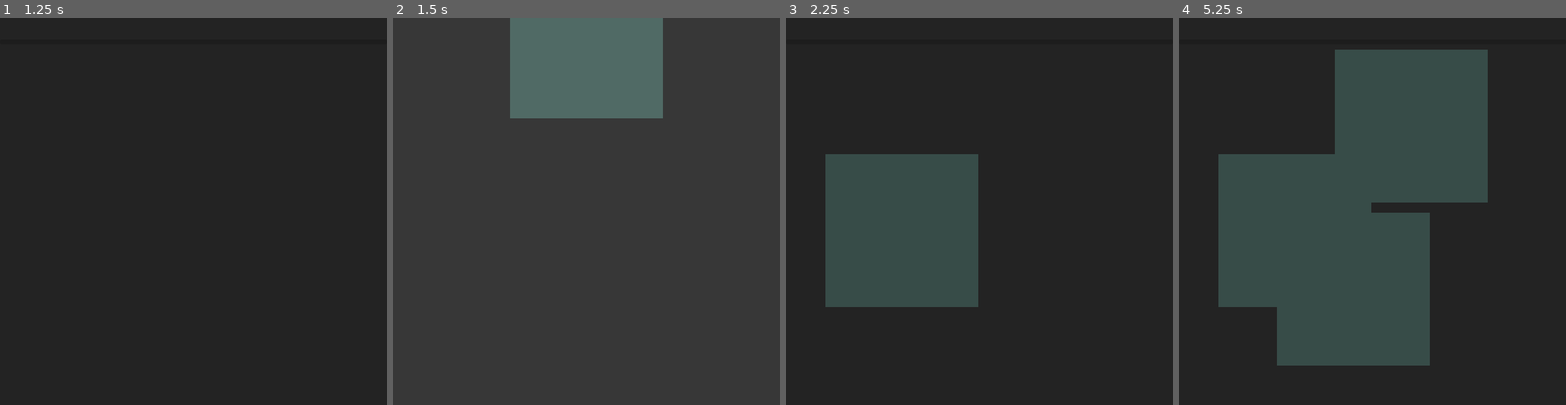
Above: before the commit, frames 1-4 (left to right).
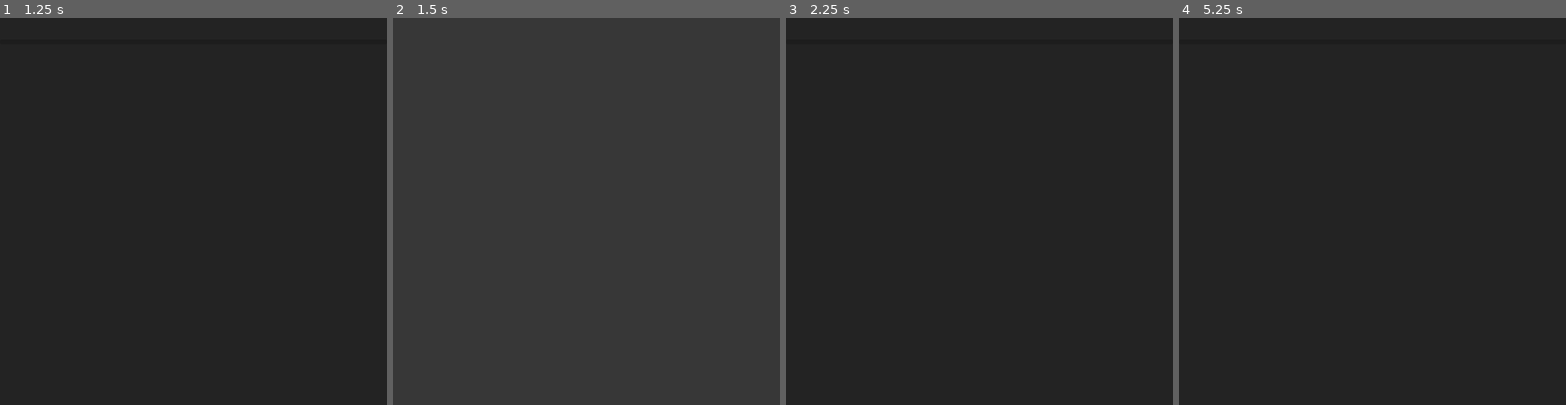
Above: after the commit, the same moments.

Repository: volatusveritas/Trinitas
Game: Godot game, scene res://scenarios/TableScreen/TableScreen.tscn
The game is run twice, just before and just after one commit, with the same random seed, the same clock (stepped at 60 frames per second) and the same inputs. This scene is started directly instead of the project's main scene.
Inputs (mouse positions are in pixels of both pictures, inside the frame that each line leads up to):
- Up to frame 1 (1.25 s): tap Enter at 0.5 s; move the mouse to (278, 192) at 0.52 s; tap Q (add_item) at 0.6 s; click (278, 192) at 0.67 s
- Up to frame 2 (1.5 s): click "Roach Killer" at 1.25 s
- Up to frame 3 (2.25 s): tap Space at 2 s; move the mouse to (902, 230) at 2.02 s; tap Q (add_item) at 2.1 s; click (902, 230) at 2.17 s
- Up to frame 4 (5.25 s): click "Roach Killer" at 2.75 s; tap Enter at 3.5 s; move the mouse to (1411, 126) at 3.52 s; tap Q (add_item) at 3.6, 5.1 s; click (1411, 126) at 3.67 s; click "Roach Killer" at 4.25 s; tap Space at 5 s; move the mouse to (1353, 288) at 5.02 s; click (1353, 288) at 5.17 s

Frame 1 is identical in both runs. In frame 2, 10% of the frame differs, in the area x 30-70%, y 0-26%; in frame 3, 16%; in frame 4, 40%, in the area x 10-80%, y 8-90%.
Error after the commit: Trying to assign value of type 'Control' to a variable of type 'table_item.gd'. (res://scenarios/TableScreen/ItemStage.gd:32)

Commit message:
feat: sync TableItems and custom behavior

Diff:
--- a/scenarios/TableScreen/ItemStage.gd
+++ b/scenarios/TableScreen/ItemStage.gd
@@ -1,12 +1,12 @@
 class_name ItemStage
 extends Control
 
-signal item_confirmed(path: String, pos: Vector2)
+signal item_confirmed(path: String, syncinfo: Dictionary)
 
 const PLACEHOLDER_OPACITY := 0.8
 
 var target_path := ""
-var placeholder_item: Control = null
+var placeholder_item: TableItem = null
 
 func _physics_process(_delta: float) -> void:
     if placeholder_item == null:
@@ -19,13 +19,13 @@
         return
 
     if event.button_index == MOUSE_BUTTON_LEFT and event.pressed:
-        var pos := placeholder_item.global_position
+        var syncinfo := placeholder_item._get_syncinfo()
 
         remove_child(placeholder_item)
         placeholder_item.queue_free()
         placeholder_item = null
 
-        item_confirmed.emit(target_path, pos)
+        item_confirmed.emit(target_path, syncinfo)
 
 func create_placeholder() -> void:
     var scene := load(target_path)
--- /dev/null
+++ b/scenarios/TableScreen/TableItems.gd
@@ -0,0 +1,48 @@
+class_name TableItems
+extends Control
+
+func _ready() -> void:
+    if multiplayer.is_server():
+        multiplayer.peer_connected.connect(func(id: int) -> void:
+            populate.rpc_id(id, build_item_map())
+        )
+
+        return
+
+func add_item(path: String, syncinfo: Dictionary) -> TableItem:
+    var scene := load(path)
+    var table_item: TableItem = scene.instantiate()
+
+    add_child(table_item)
+
+    table_item._path = path
+    table_item._apply_syncinfo(syncinfo)
+
+    return table_item
+
+func create_item(path: String, syncinfo: Dictionary) -> void:
+    var table_item := add_item(path, syncinfo)
+    table_item.name = str(table_item.get_instance_id())
+    receive_item.rpc(path, syncinfo, table_item.name)
+
+@rpc("any_peer", "call_remote", "reliable")
+func receive_item(path: String, syncinfo: Dictionary, id: String) -> void:
+    var table_item := add_item(path, syncinfo)
+    table_item.name = id
+
+func build_item_map() -> Dictionary:
+    var item_map := {}
+
+    for item in get_children():
+        item_map[item.name] = {
+            "path": item._path,
+            "syncinfo": item._get_syncinfo(),
+        }
+
+    return item_map
+
+@rpc("any_peer", "call_remote", "reliable")
+func populate(item_map: Dictionary) -> void:
+    for id in item_map:
+        var item := add_item(item_map[id]["path"], item_map[id]["syncinfo"])
+        item.name = id
--- a/scenarios/TableScreen/TableScreen.gd
+++ b/scenarios/TableScreen/TableScreen.gd
@@ -2,18 +2,8 @@
 
 @onready var NewItemSelector: NewItemSelector = $NewItemSelector
 @onready var ItemStage: ItemStage = $ItemStage
-@onready var TableItems: Control = $TableItems
+@onready var TableItems: TableItems = $TableItems
 
 func _ready() -> void:
     NewItemSelector.item_requested.connect(ItemStage.set_target)
-    ItemStage.item_confirmed.connect(func(path: String, pos: Vector2) -> void:
-        self.place_item.rpc(path, pos)
-    )
-
-@rpc("any_peer", "call_local", "reliable")
-func place_item(path: String, pos: Vector2) -> void:
-    var scene := load(path)
-    var node: Control = scene.instantiate()
-
-    TableItems.add_child(node)
-    node.global_position = pos
+    ItemStage.item_confirmed.connect(TableItems.create_item)
--- a/scenarios/TableScreen/TableScreen.tscn
+++ b/scenarios/TableScreen/TableScreen.tscn
@@ -1,6 +1,7 @@
-[gd_scene load_steps=5 format=3 uid="uid://c2mtkd1wdlf0c"]
+[gd_scene load_steps=6 format=3 uid="uid://c2mtkd1wdlf0c"]
 
 [ext_resource type="Script" path="res://scenarios/TableScreen/TableScreen.gd" id="1_oohwr"]
+[ext_resource type="Script" path="res://scenarios/TableScreen/TableItems.gd" id="2_ugci6"]
 [ext_resource type="Script" path="res://scenarios/TableScreen/MouseHub.gd" id="2_xrvjm"]
 [ext_resource type="Script" path="res://scenarios/TableScreen/NewItemSelector.gd" id="3_2p4jk"]
 [ext_resource type="Script" path="res://scenarios/TableScreen/ItemStage.gd" id="3_qu43g"]
@@ -27,6 +28,7 @@
 anchors_preset = 0
 offset_right = 40.0
 offset_bottom = 40.0
+script = ExtResource("2_ugci6")
 
 [node name="ItemStage" type="Control" parent="."]
 anchors_preset = 0
